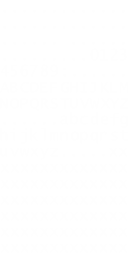
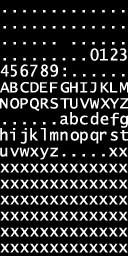
The second 128px x 256px image is a revision of the first. Changes to its layers:
showed "Layer 1" over [0, 0, 128, 256]
